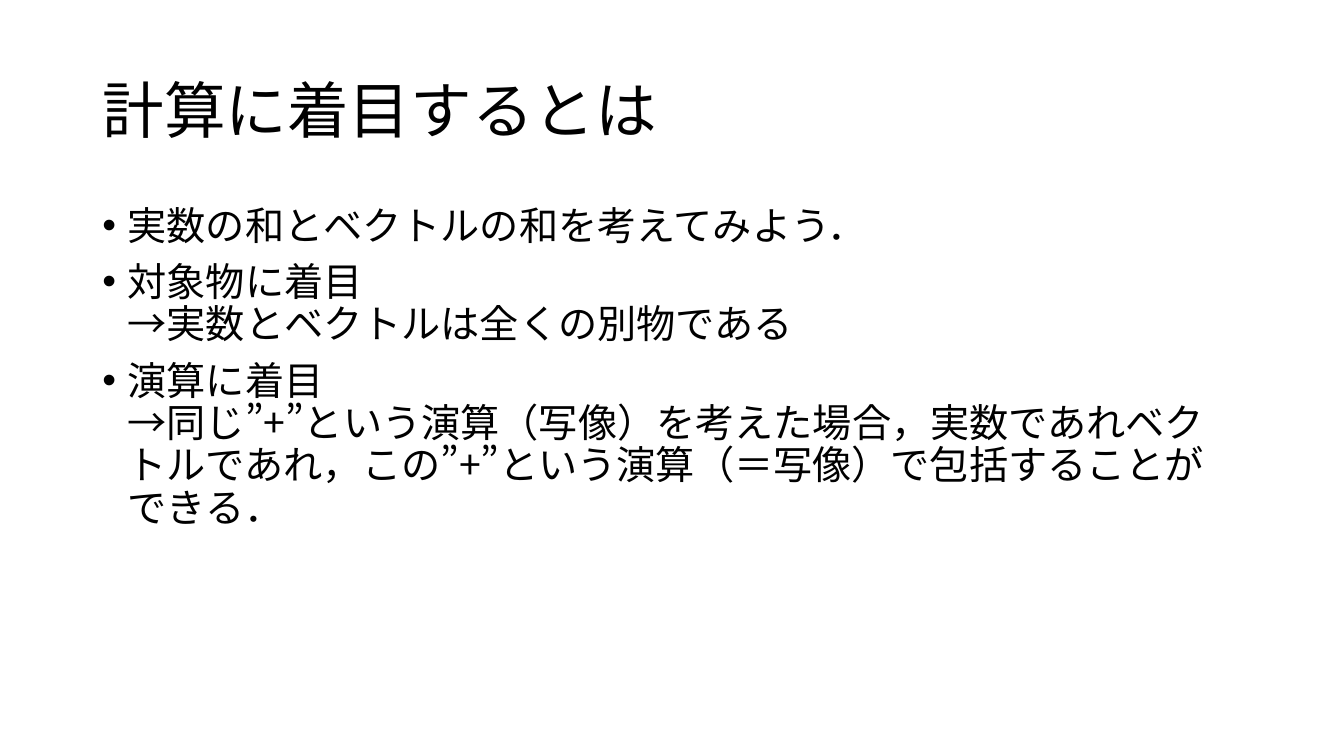
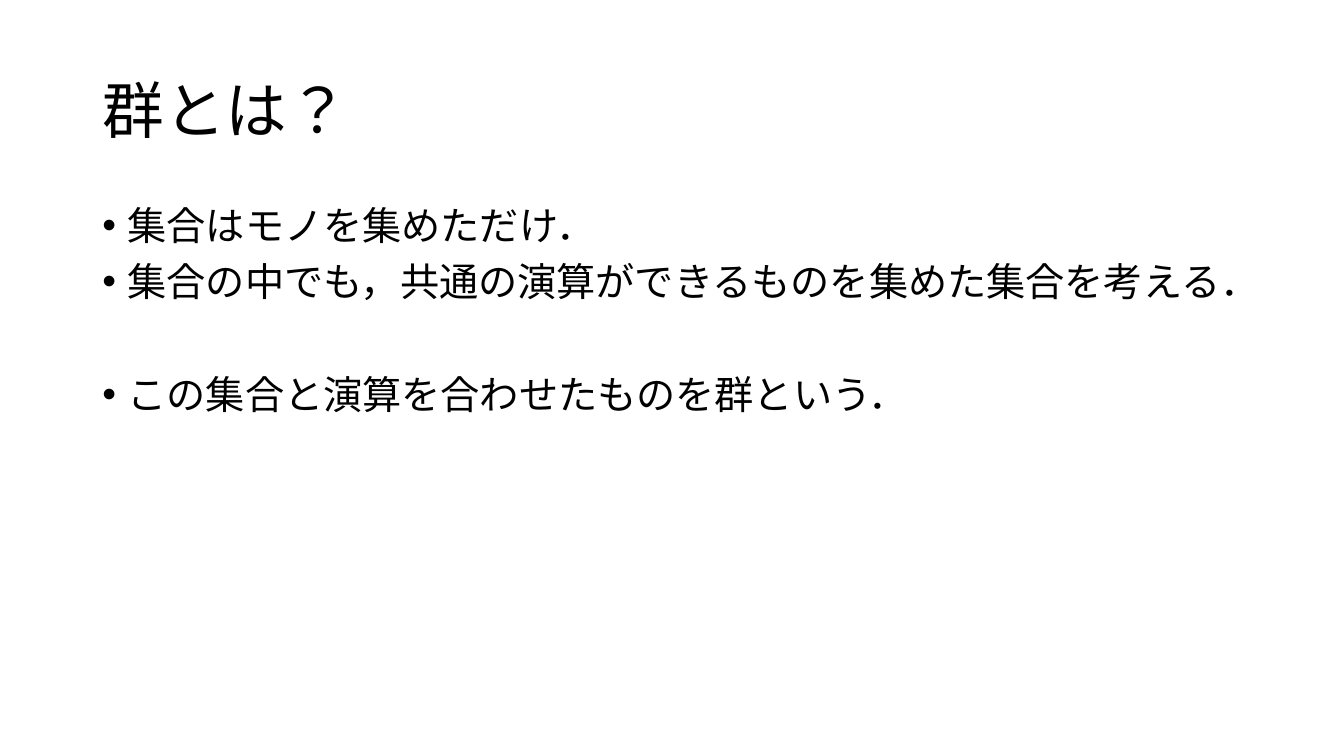
Before and after one commit to math-er/hyperbolic-space, a slide deck: slide 4 of 群の気持ち.pptx. Drawn at 1344x756 pixels with LibreOffice and Linux fonts; fonts in the diff are those of the drawing. Boxes give left, top, right and bottom in pixels: in the first picture for what was removed or moved away, otherwise in the second. Text is boxed around its words. In the diff, an @@ line names an element or a change of style, - is before the commit and + after.

```diff
--- a/群の気持ち.pptx
+++ b/群の気持ち.pptx
@@ title at (102,81,348,138): text changed @@
-計算に着目するとは
+群とは？
@@ text at (128,207,1260,413): text changed @@
-• 実数の和とベクトルの和を考えてみよう．
-• 対象物に着目
-  →実数とベクトルは全くの別物である
-• 演算に着目
-  →同じ”+”という演算（写像）を考えた場合，実数であれベクトルであれ，この”+”という演算（＝写像）で包括することができる．
+• 集合はモノを集めただけ．
+• 集合の中でも，共通の演算ができるものを集めた集合を考える．
+• この集合と演算を合わせたものを群という．
```
Also in this commit, not shown: 3 other slides changed, 1 slide added.
